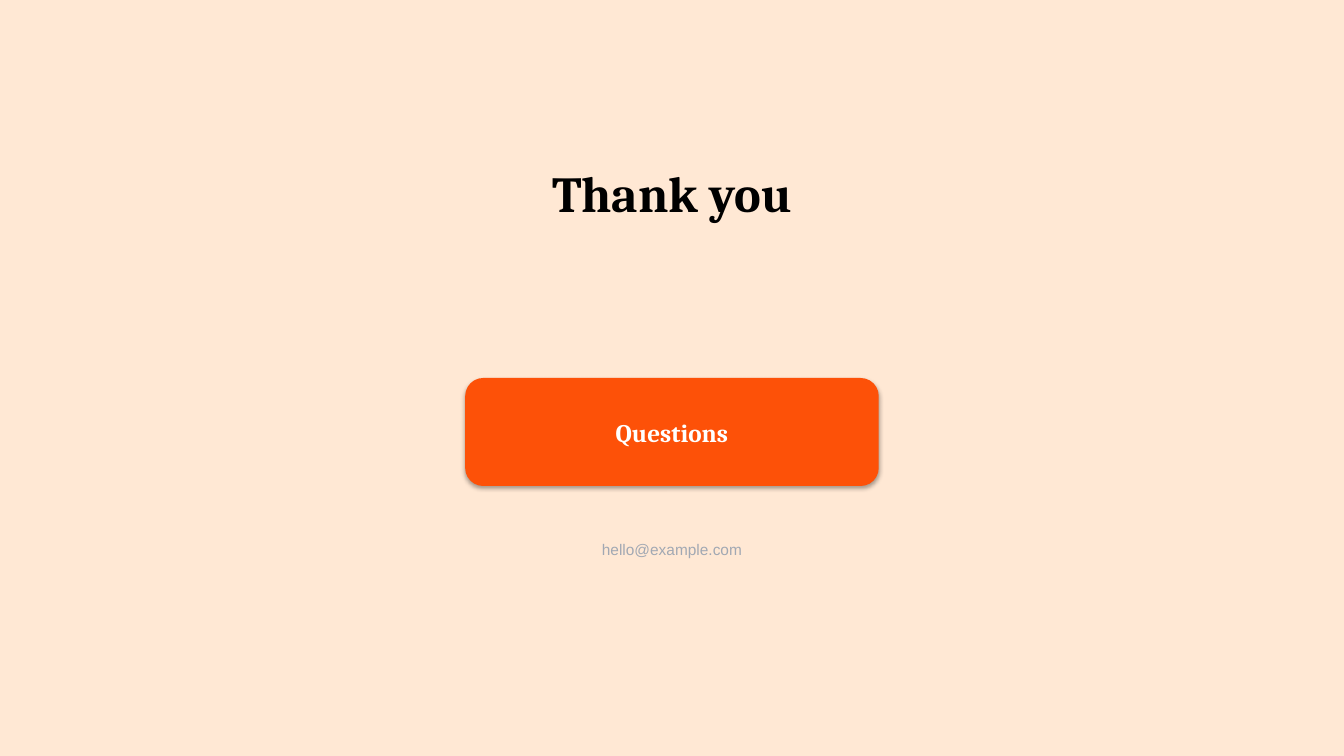
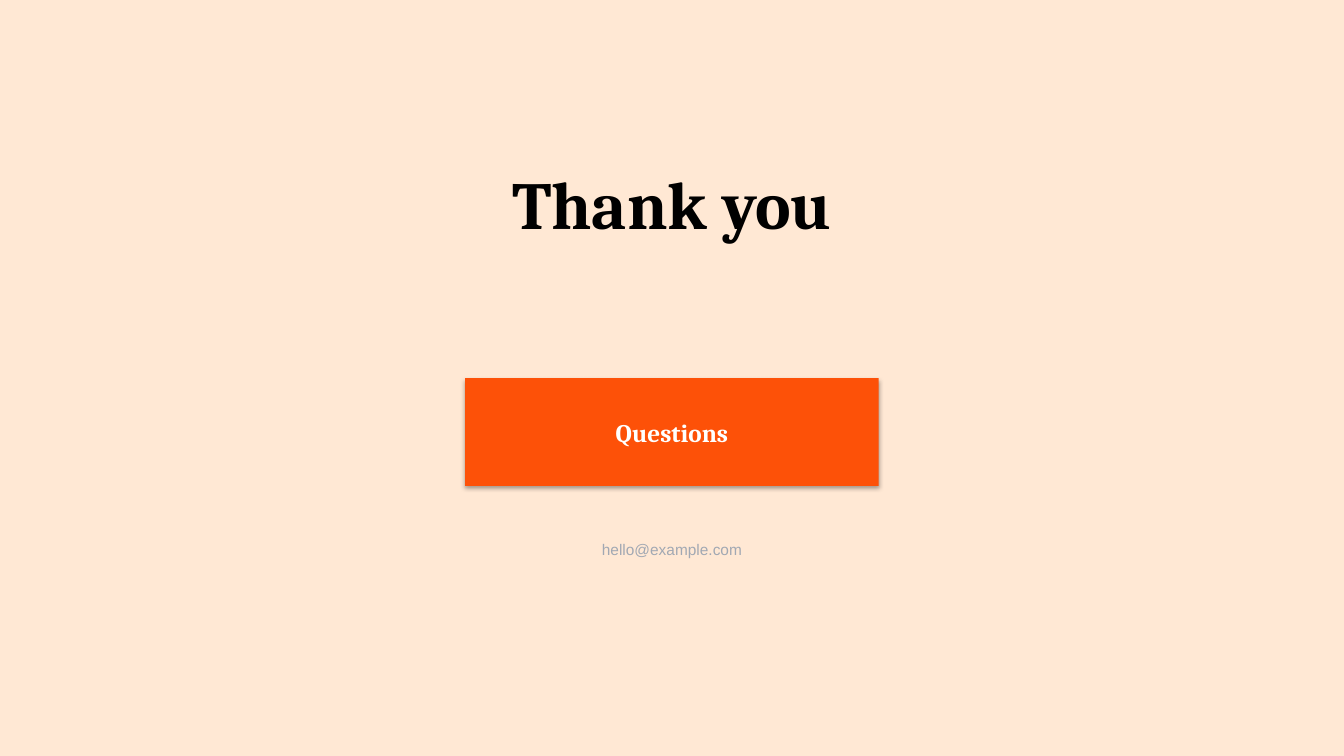
Before and after one commit to JakubNaskretski/pptx-skill-grid, a slide deck: slide 13 of examples/out_v2.pptx. Drawn at 1344x756 pixels with LibreOffice and Linux fonts; fonts in the diff are those of the drawing. Boxes give left, top, right and bottom in pixels: in the first picture for what was removed or moved away, otherwise in the second. Text is boxed around its words. In the diff, an @@ line names an element or a change of style, - is before the commit and + after.

```diff
--- a/examples/out_v2.pptx
+++ b/examples/out_v2.pptx
@@ text "Thank you" at [512,182,832,244]: size 36 to 48 pt @@
@@ rectangle "Questions" at [466,378,879,486]: rounded rectangle to rectangle @@
```
Also in this commit, not shown: 12 other slides changed, 10 other files.
